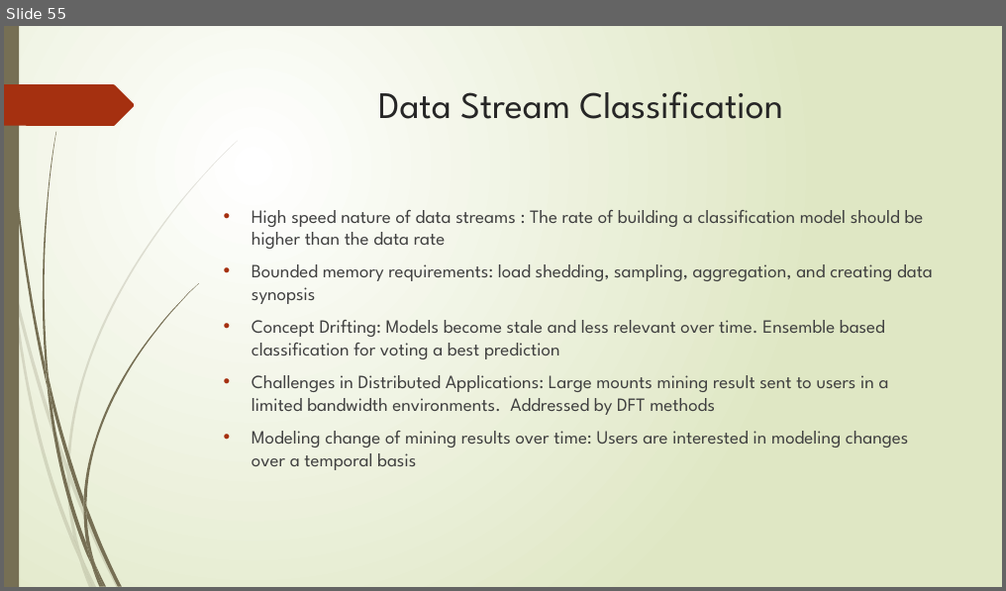
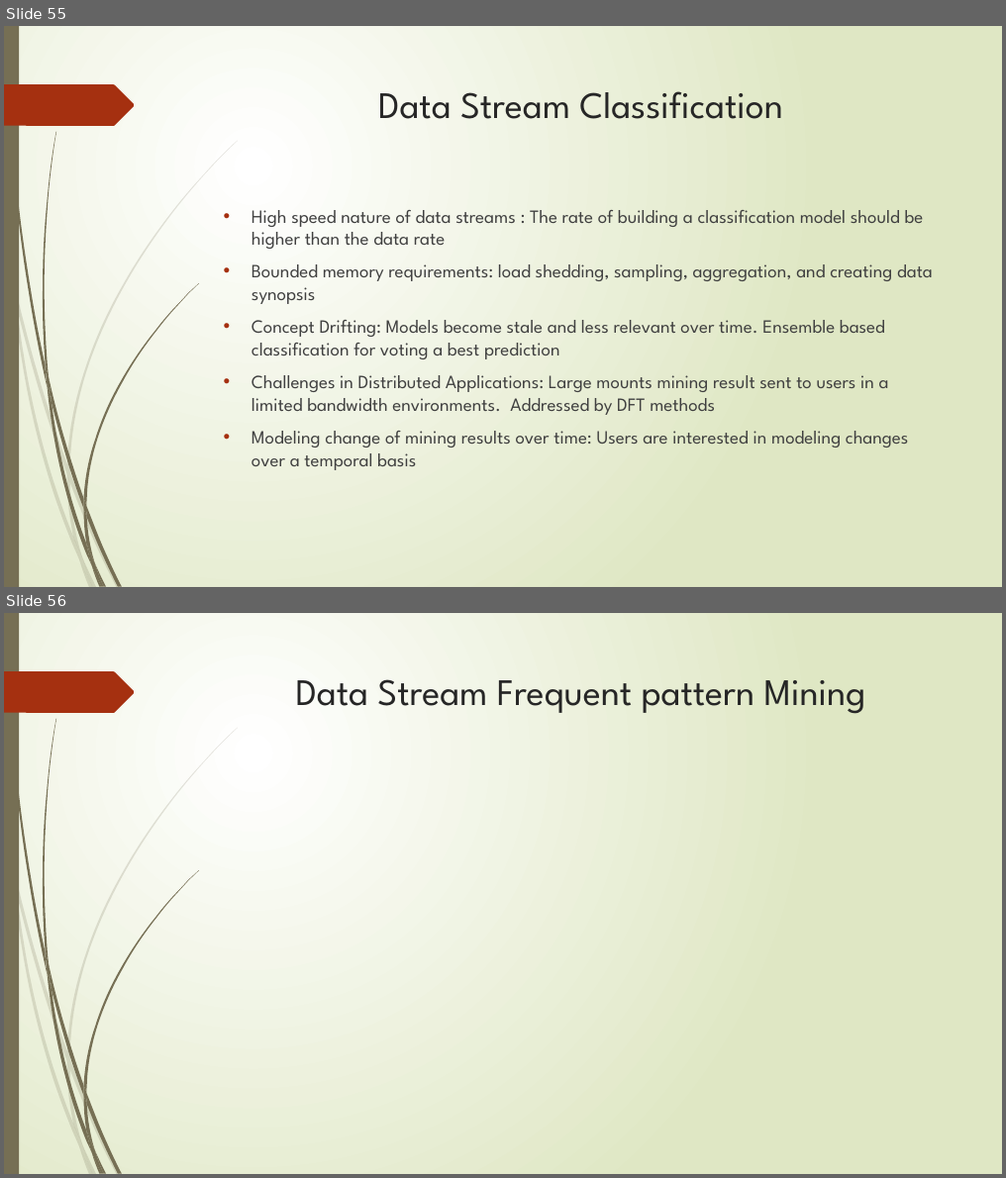
Before and after one commit to zixiaojindao/time-series-survey, a slide deck: slide/tsdm.pptx. Shown one above the other, each under a label of ours: slide 55 before the commit, slides 55 and 56 after it. The pictures are 1006x591 and 1006x1178 pixels, drawn with LibreOffice and Linux fonts; fonts in the diff are those of the drawing; grey boxes stand for pictures. Boxes give left, top, right and bottom in pixels: in the first picture for what was removed or moved away, otherwise in the second. Text is boxed around its words. In the diff, an @@ line names an element or a change of style, - is before the commit and + after.

Commit message:
update suvey and left startup movtivation

```diff
--- a/slide/tsdm.pptx
+++ b/slide/tsdm.pptx
@@ slide 56 added at (4, 613, 1002, 1174), background gradient #FFFFFF to #DFE8C4; not listed: 24 template elements that a slide beside it also shows @@
@@ title added at (296, 679, 866, 714), 36 pt, text #262626 @@
+Data Stream Frequent pattern Mining
```
